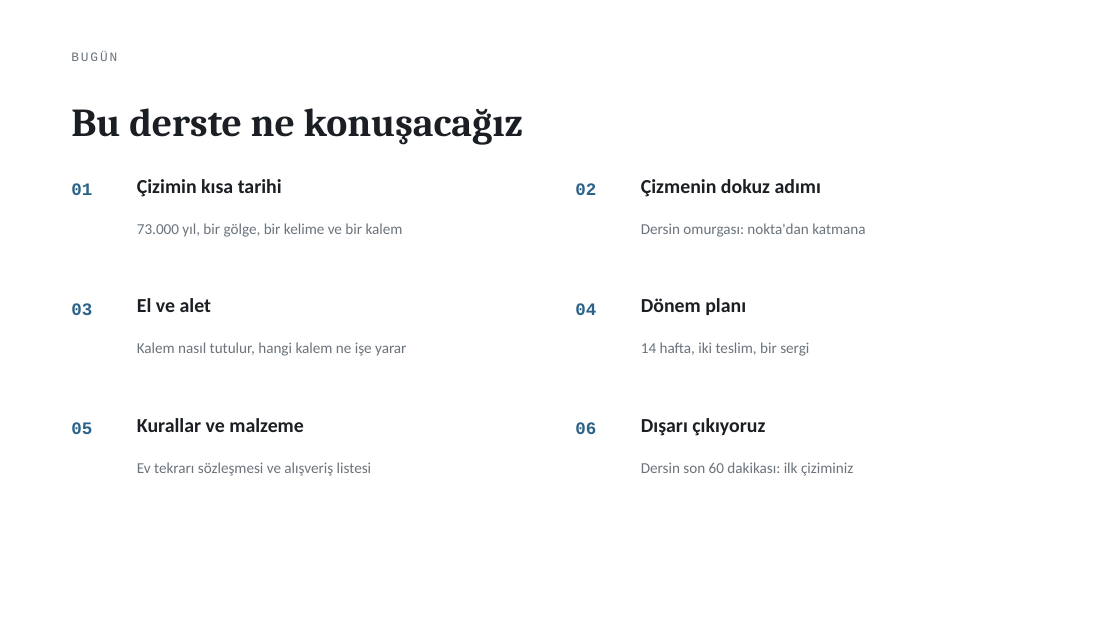
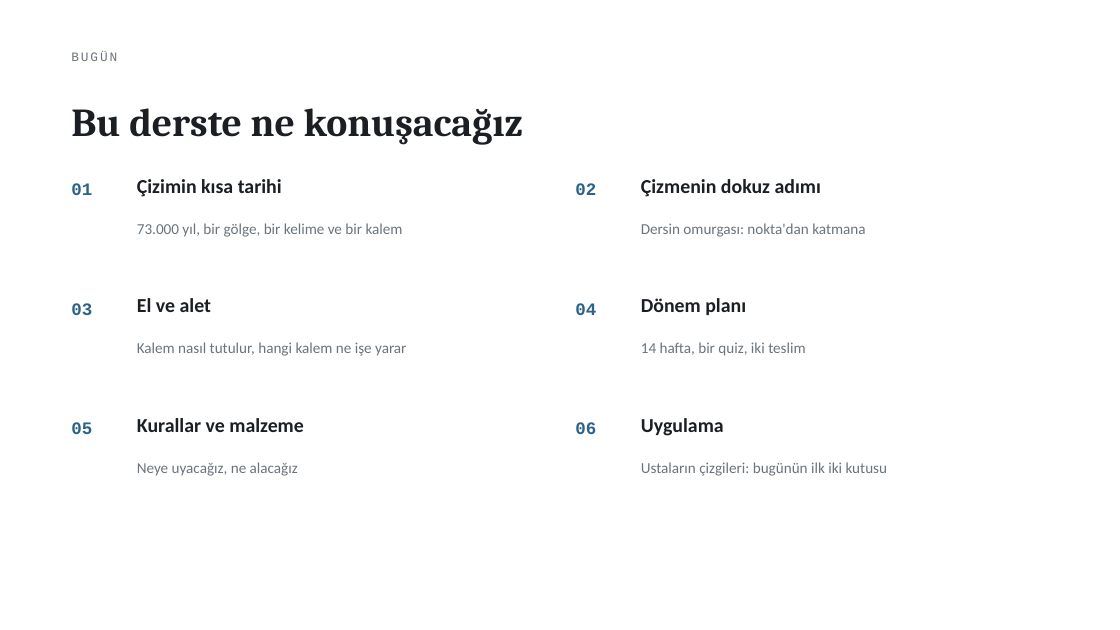
Before and after one commit to bunal91/sanat-ve-mekan, a slide deck: slide 3 of ders/serbest-cizim-teknikleri/02-1hafta-sunum.pptx. Drawn at 1120x630 pixels with LibreOffice and Linux fonts; fonts in the diff are those of the drawing. Boxes give left, top, right and bottom in pixels: in the first picture for what was removed or moved away, otherwise in the second. Text is boxed around its words. In the diff, an @@ line names an element or a change of style, - is before the commit and + after.

```diff
--- a/ders/serbest-cizim-teknikleri/02-1hafta-sunum.pptx
+++ b/ders/serbest-cizim-teknikleri/02-1hafta-sunum.pptx
@@ text at (x1=641, y1=342, x2=805, y2=356): text changed @@
-14 hafta, iki teslim, bir sergi
+14 hafta, bir quiz, iki teslim
@@ text at (x1=641, y1=418, x2=724, y2=436): text changed @@
-Dışarı çıkıyoruz
+Uygulama
@@ text at (x1=137, y1=462, x2=298, y2=476): text changed @@
-Ev tekrarı sözleşmesi ve alışveriş listesi
+Neye uyacağız, ne alacağız
@@ text at (x1=641, y1=462, x2=888, y2=476): text changed @@
-Dersin son 60 dakikası: ilk çiziminiz
+Ustaların çizgileri: bugünün ilk iki kutusu
```
Also in this commit, not shown: 12 other slides changed, 5 slides added, 4 slides removed, 2 other files.
